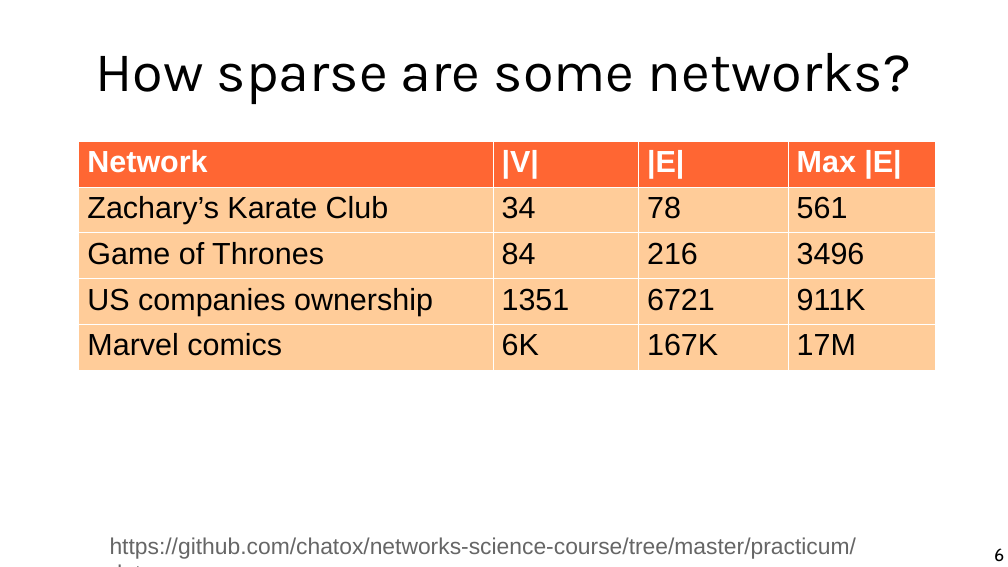
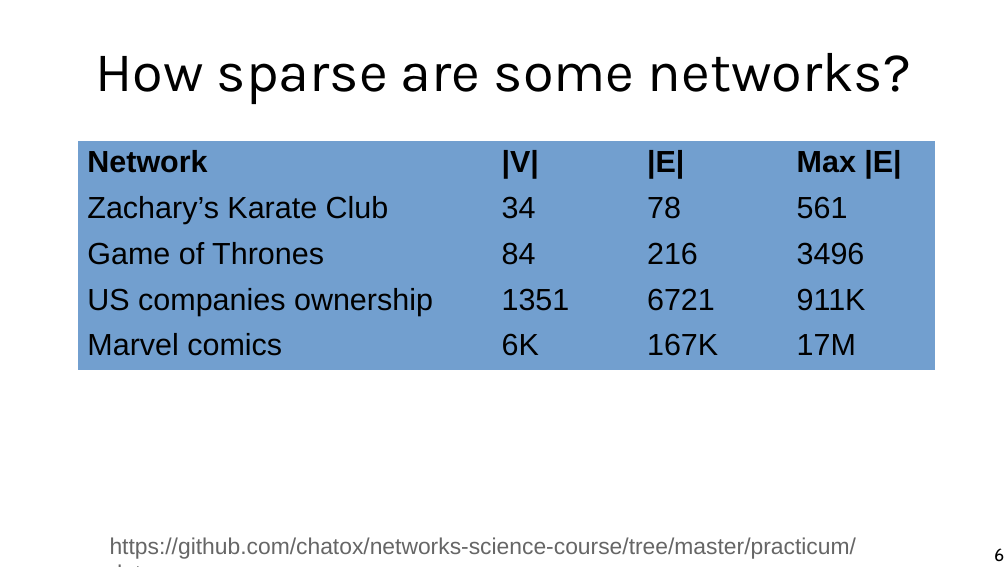
Before and after one commit to chatox/networks-science-course, a slide deck: slide 6 of theory/odp/tt04-connectivity.odp. Drawn at 1008x567 pixels with LibreOffice and Linux fonts; fonts in the diff are those of the drawing. Boxes give left, top, right and bottom in pixels: in the first picture for what was removed or moved away, otherwise in the second. Text is boxed around its words. In the diff, an @@ line names an element or a change of style, - is before the commit and + after.

```diff
--- a/theory/odp/tt04-connectivity.odp
+++ b/theory/odp/tt04-connectivity.odp
@@ table at (79,141,936,360) @@
@@ fill #FF6633 to #729FCF in row 1 @@
@@ fill #FFCC99 to #729FCF in 16 cells @@
@@ text colour #FFFFFF to #000000 in "Network", "|V|", "|E|", "Max |E|" @@
@@ borders changed @@
```
Also in this commit, not shown: 2 slides added, 6 other files.
